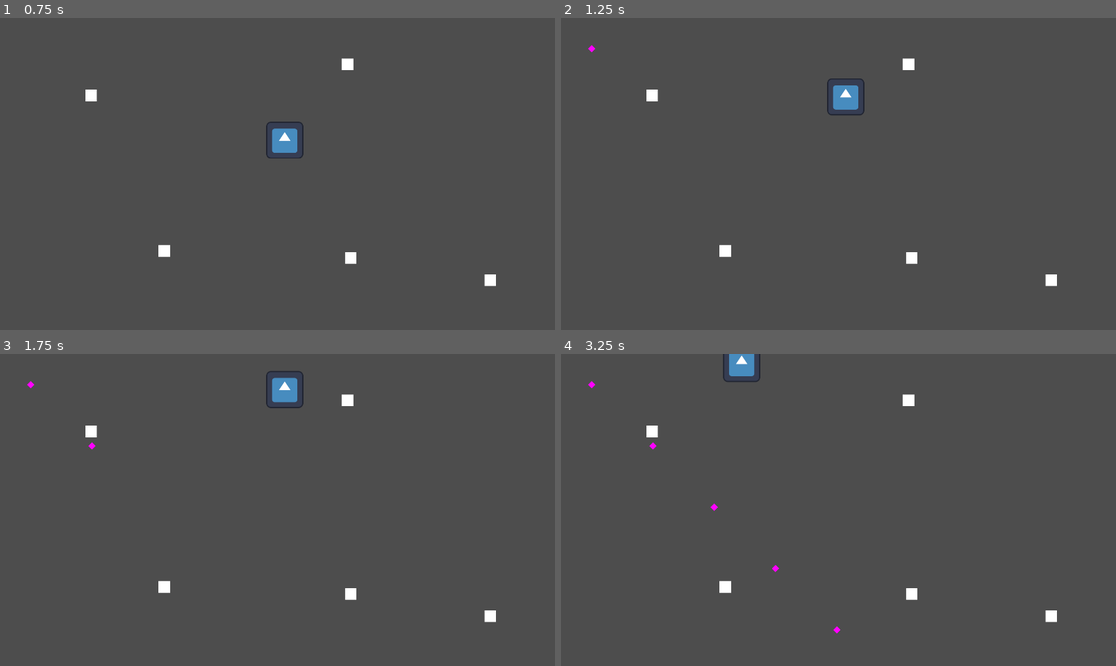
Above: before the commit, frames 1-4 (two rows, left to right).
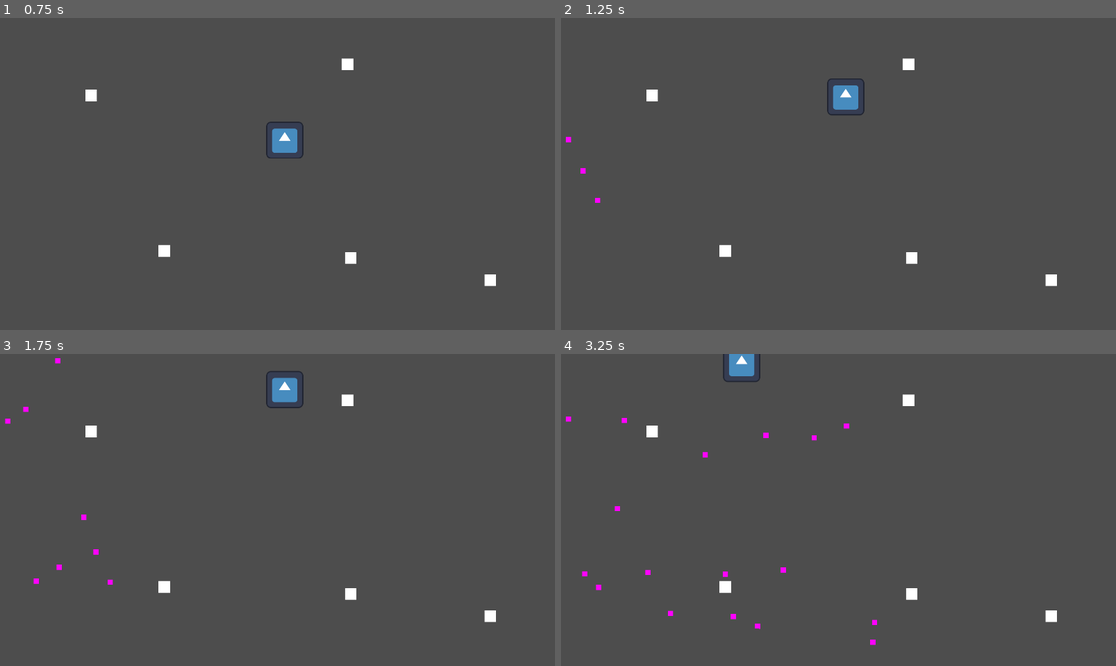
Above: after the commit, the same moments.

Repository: Lukko-Digital/Marotte
Game: Godot game, scene res://bullet_hell/bullet_hell_game.tscn
Two runs of this game, one before a commit and one after it. Both use one fixed random seed, a clock stepped at 60 frames per second and the inputs below. This scene is started directly instead of the project's main scene. The engine's default icon, where the game draws it, is replaced by a stand-in: a white triangle on a blue panel in a dark square.
Inputs (mouse positions are in pixels of both pictures, inside the frame that each line leads up to):
- Up to frame 1 (0.75 s): tap Enter at 0.5 s; move the mouse to (249, 236) at 0.52 s; hold W (up) from 0.53 s (still down); tap Space (space) at 0.6 s
- Up to frame 2 (1.25 s): keep holding W (up)
- Up to frame 3 (1.75 s): keep holding W (up); move the mouse to (444, 556) at 1.27 s; tap Space (space) at 1.35 s
- Up to frame 4 (3.25 s): move the mouse to (672, 463) at 2.02 s; release W (up) at 2.03 s; hold A (left) from 2.03 s (still down); tap Space (space) at 2.1, 2.85 s; move the mouse to (866, 510) at 2.77 s

Frame 1 is identical in both runs. In frame 2, less than 0.1% of the frame differs, in the area x 0-8%, y 8-60%; in frame 3, 0.2%; in frame 4, 0.4%, in the area x 0-57%, y 8-94%.

Commit message:
randomized bullets from left side of the screen

Diff:
--- a/bullet_hell/bullet_hell_game.gd
+++ b/bullet_hell/bullet_hell_game.gd
@@ -4,14 +4,17 @@
 @onready var timer: Timer = $Timer
 
 func _ready():
-	timer.wait_time = 0.5
+	timer.wait_time = 0.1
 
 func _process(delta):
 	pass
 
 func spawn_bullet():
 	var instance = bullet_scene.instantiate()
-	instance.start(Vector2(0,0), Vector2(1,1))
+	instance.start(
+		Vector2(0, randi_range(0, 1080)),
+		Vector2(1, randf_range(-1,1))
+	)
 	add_child(instance)
 
 func _on_timer_timeout():
